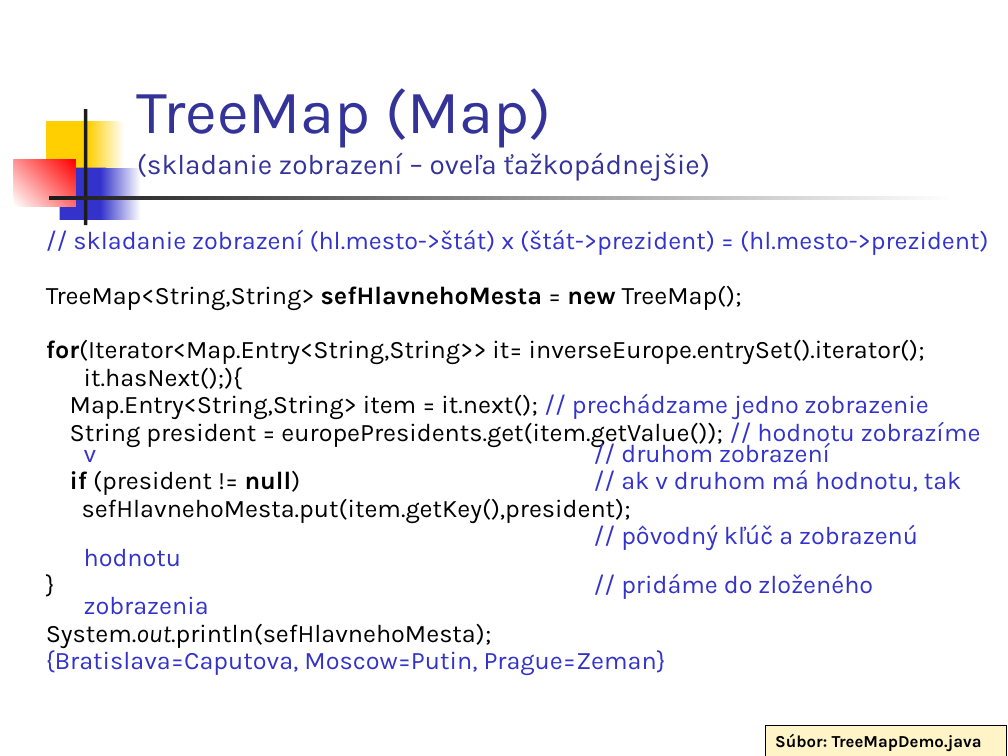
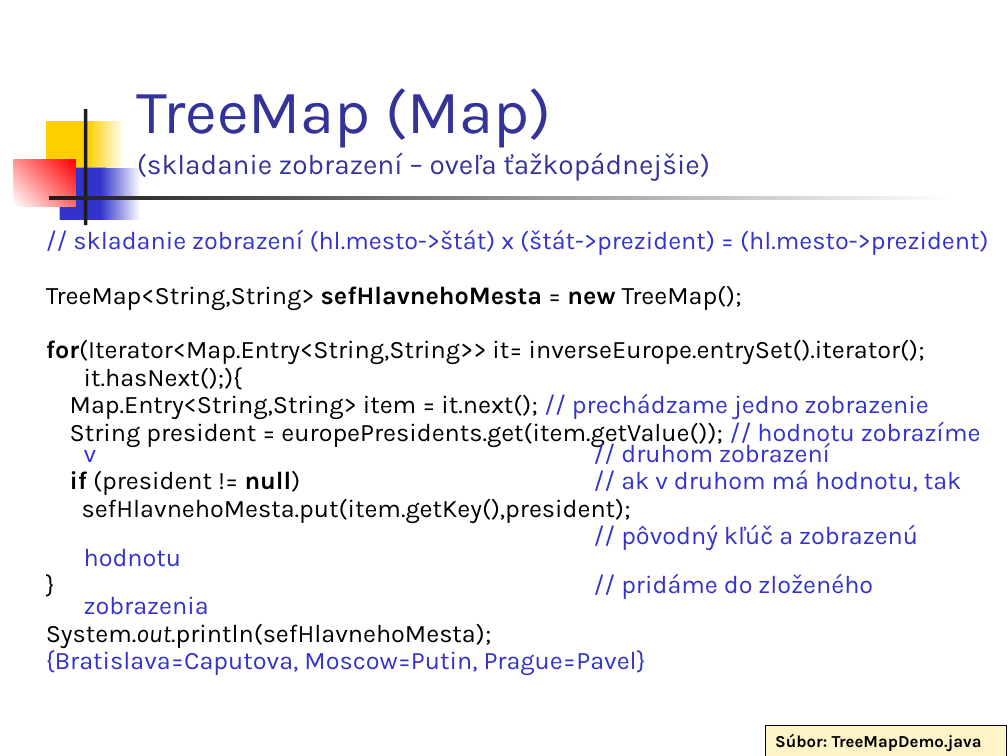
Before and after one commit to Programovanie4/Prednasky, a slide deck: slide 40 of 06/06_java.ppt (slide 39 before the commit). Drawn at 1008x756 pixels with LibreOffice and Linux fonts; fonts in the diff are those of the drawing. Boxes give left, top, right and bottom in pixels: in the first picture for what was removed or moved away, otherwise in the second. Text is boxed around its words. In the diff, an @@ line names an element or a change of style, - is before the commit and + after.

```diff
--- a/06/06_java.ppt
+++ b/06/06_java.ppt
@@ text at (46, 647, 646, 675): text changed @@
-{Bratislava=Caputova, Moscow=Putin, Prague=Zeman}
+{Bratislava=Caputova, Moscow=Putin, Prague=Pavel}
```
Also in this commit, not shown: 5 other slides changed, 2 slides added, 1 slide removed, 2 other files.
